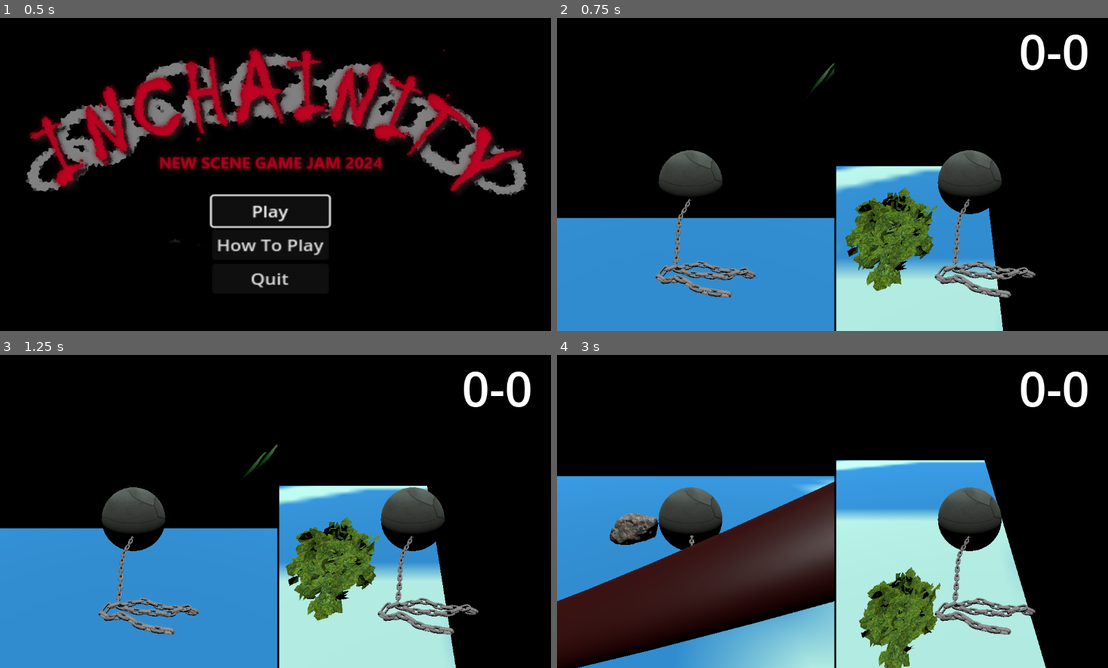
Above: before the commit, frames 1-4 (two rows, left to right).
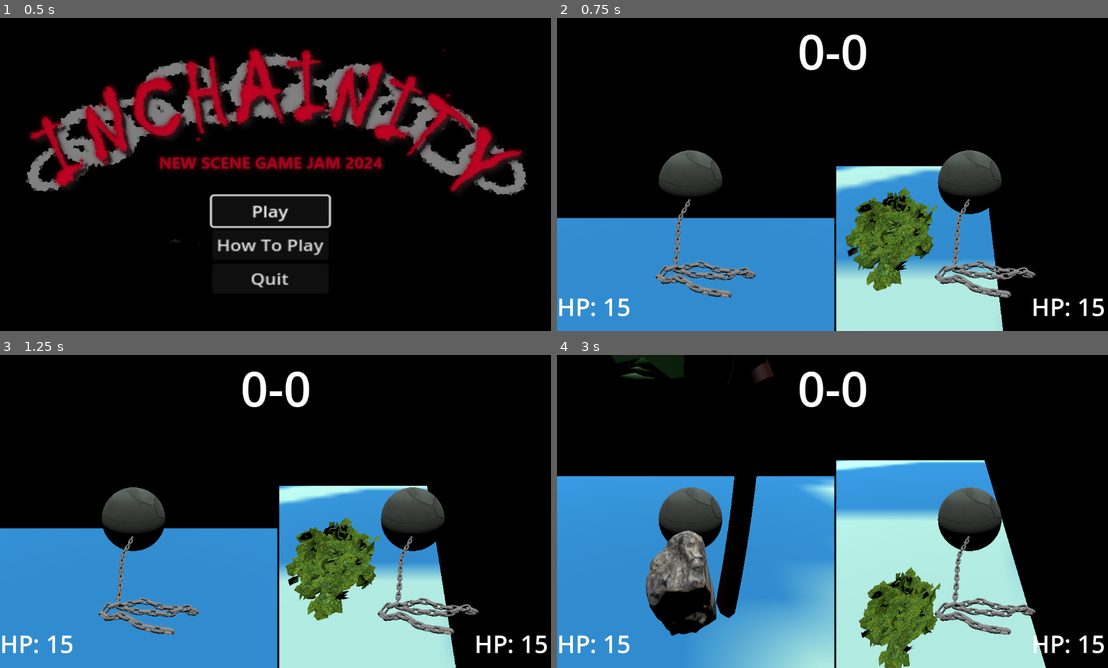
Above: after the commit, the same moments.

Repository: arry424/Chaunch
Game: Godot game, scene res://scenes/main_menu.tscn
The game is run twice, just before and just after one commit, with the same random seed, the same clock (stepped at 60 frames per second) and the same inputs. Sound files missing from this copy of the repository are replaced by a short silence.
Inputs:
- Up to frame 1 (0.5 s): no input
- Up to frame 2 (0.75 s): click "Play" at 0.5 s
- Up to frame 3 (1.25 s): no input
- Up to frame 4 (3 s): hold D (move_right) 1.28-2.03 s; tap E (pick_up) at 1.35, 2.3, 2.85 s; tap Space (jump) at 1.52, 2.27 s; tap R (throw) at 1.55, 2.1 s; hold S (move_back) 2.03-2.78 s; hold D (move_right) from 2.78 s (still down)

Frame 1 is identical in both runs. In frame 2, 1.8% of the frame differs, in the area x 0-100%, y 5-96%; in frame 3, 1.8%; in frame 4, 19%, in the area x 0-100%, y 0-100%.

Commit message:
fixed tree collision

Diff:
--- a/code/main.gd
+++ b/code/main.gd
@@ -11,6 +11,8 @@
 @onready var sound_timeout = $SoundTimeout
 @onready var viewport_1 = $GridContainer/SubViewportContainer/SubViewport
 @onready var viewport_2 = $GridContainer/SubViewportContainer2/SubViewport
+@onready var p1_hp = $Player1HP
+@onready var p2_hp = $Player2HP
 var player_1: CharacterBody3D
 var player_2: CharacterBody3D
 @onready var victoryMusic = $victory_music
@@ -61,6 +63,9 @@
 
 func _process(_delta):
 	score_label.text = str(Score.score_1) + "-" + str(Score.score_2)
+	p1_hp.text = "HP: " + str(player_1.hp)
+	p2_hp.text = "HP: " + str(player_2.hp)
+
 	if player_1.hp <= 0 or player_2.hp <= 0:
 		if sound_timeout.is_stopped():
 			sound_timeout.start()
--- a/code/player.gd
+++ b/code/player.gd
@@ -109,8 +109,8 @@
 		last_collided_object.reparent($MeshInstance3D)
 		last_collided_object.freeze = true
 		pick_up_se.play()
-		last_collided_object.position = Vector3(0, 0, -2)
-		last_collided_object.rotation = Vector3(0, 0, -90)
+		last_collided_object.position = Vector3(0, 0, -1.5)
+		last_collided_object.rotation = Vector3(0, 0, -140)
 		last_collided_object.set_collision_layer_value(7, false)
 		last_held_object = last_collided_object
 		canPickUp = false
@@ -127,8 +127,9 @@
 			multiplier = 3
 		elif last_held_object.type == "rock":
 			multiplier = 2
-		await get_tree().create_timer(BASE_WINDUP_TIME * multiplier + 0.025).timeout
+		await get_tree().create_timer(BASE_WINDUP_TIME * multiplier + 0.015).timeout
 
+		last_collided_object.position = Vector3(0, 0, -4)
 		last_held_object.reparent(get_node("/root/Main"))
 		last_held_object.freeze = false
 		last_held_object.get_child(0).set_collision_mask_value(1, true)
--- a/code/throwable.gd
+++ b/code/throwable.gd
@@ -20,7 +20,10 @@
 
 
 	#print("Hit")
-	body.hp -= mass
+	if body.hp > mass:
+		body.hp -= mass
+	else:
+		body.hp = 0
 	#print(body.hp)
 	hitbox.set_collision_mask_value(1, false)
 	#hitbox.set_collision_mask_value(2, false)
--- a/scenes/main.tscn
+++ b/scenes/main.tscn
@@ -24,7 +24,7 @@
 
 [node name="SubViewport" type="SubViewport" parent="GridContainer/SubViewportContainer"]
 handle_input_locally = false
-size = Vector2i(574, 648)
+size = Vector2i(2, 2)
 render_target_update_mode = 4
 
 [node name="SubViewportContainer2" type="SubViewportContainer" parent="GridContainer"]
@@ -35,7 +35,7 @@
 
 [node name="SubViewport" type="SubViewport" parent="GridContainer/SubViewportContainer2"]
 handle_input_locally = false
-size = Vector2i(574, 648)
+size = Vector2i(2, 2)
 render_target_update_mode = 4
 
 [node name="Ground" parent="." instance=ExtResource("1_68f4q")]
@@ -65,14 +65,39 @@
 
 [node name="ScoreLabel" type="RichTextLabel" parent="."]
 z_index = 1
-anchors_preset = 1
+anchors_preset = 5
+anchor_left = 0.5
+anchor_right = 0.5
+offset_left = -78.0
+offset_right = 196.0
+offset_bottom = 173.0
+grow_horizontal = 2
+theme_override_font_sizes/normal_font_size = 100
+
+[node name="Player1HP" type="RichTextLabel" parent="."]
+z_index = 1
+anchors_preset = 2
+anchor_top = 1.0
+anchor_bottom = 1.0
+offset_top = -85.0
+offset_right = 170.0
+grow_vertical = 0
+theme_override_font_sizes/normal_font_size = 50
+text = "HP: "
+
+[node name="Player2HP" type="RichTextLabel" parent="."]
+z_index = 1
+anchors_preset = 3
 anchor_left = 1.0
+anchor_top = 1.0
 anchor_right = 1.0
-offset_left = -196.0
-offset_right = 30.0
-offset_bottom = 113.0
+anchor_bottom = 1.0
+offset_left = -170.0
+offset_top = -85.0
 grow_horizontal = 0
-theme_override_font_sizes/normal_font_size = 100
+grow_vertical = 0
+theme_override_font_sizes/normal_font_size = 50
+text = "HP: "
 
 [node name="AudioStreamPlayer" type="AudioStreamPlayer" parent="."]
 stream = ExtResource("4_fdru6")
--- a/scenes/tree.tscn
+++ b/scenes/tree.tscn
@@ -1,20 +1,15 @@
-[gd_scene load_steps=7 format=3 uid="uid://bhon53ftcqmga"]
+[gd_scene load_steps=6 format=3 uid="uid://bhon53ftcqmga"]
 
 [ext_resource type="Script" path="res://code/throwable.gd" id="1_40rv1"]
 [ext_resource type="PackedScene" uid="uid://m6jnbwhlogkt" path="res://scenes/big_tree.tscn" id="2_5f6qt"]
 [ext_resource type="AudioStream" uid="uid://b32vlbkoel5yj" path="res://BigHit.wav" id="3_0pedd"]
 
-[sub_resource type="CylinderShape3D" id="CylinderShape3D_cia1h"]
-height = 6.89952
-radius = 0.471
+[sub_resource type="ConvexPolygonShape3D" id="ConvexPolygonShape3D_j2hvr"]
+points = PackedVector3Array(1.22209, 3.55486, 1.11094, 0.555469, -3.55486, -0.333159, 0.777778, 3.55486, -1.4444, -0.333159, -3.55486, 0.555469, -0.777778, 3.55486, 1.4444, -1.11094, 3.55486, -1.22209, -0.333159, -3.55486, -0.555469, 1.55556, 3.33216, -0.444314, 0.555469, -3.55486, 0.333159, 0.444314, 3.33216, 1.55556, -1.55556, 3.33216, 0.444314, -0.444314, 3.33216, -1.55556, -0.555469, -3.55486, -0.333159, 1.55556, 3.33216, 0.444314, -1.55556, 3.33216, -0.444314, 0.333159, -3.55486, -0.555469, 1.22209, 3.55486, -1.11094, 0.333159, -3.55486, 0.555469, -1.22209, 3.55486, 1.11094, -0.555469, -3.55486, 0.333159, -0.444314, 3.33216, 1.55556, 0.444314, 3.33216, -1.55556, -1.4444, 3.55486, -0.777778, 0.777778, 2.66545, 1.33325, 1.4444, 3.55486, -0.777778, -1.33325, 2.66545, 0.777778, 1.33325, 2.66545, 0.777778, -0.777778, 2.66545, -1.33325, -0.999783, 2.88815, 1.22209, -1.22209, 2.88815, -0.999783, 0.999783, 2.88815, -1.22209, 0.777778, 3.55486, 1.4444)
 
-[sub_resource type="CylinderShape3D" id="CylinderShape3D_whu40"]
-height = 4.82112
-radius = 0.25
-
-[sub_resource type="CylinderShape3D" id="CylinderShape3D_5wn6y"]
-height = 3.0
-radius = 0.25
+[sub_resource type="CylinderMesh" id="CylinderMesh_s7ct1"]
+top_radius = 1.5
+height = 7.0
 
 [node name="Tree" type="RigidBody3D"]
 collision_layer = 64
@@ -22,35 +17,29 @@
 mass = 10.0
 gravity_scale = 1.5
 script = ExtResource("1_40rv1")
+type = "tree"
 
 [node name="Hitbox" type="Area3D" parent="."]
-transform = Transform3D(1.32, 0, 0, 0, 1.32, 0, 0, 0, 1.32, 0, 2.11604, -0.367348)
 collision_layer = 64
 collision_mask = 0
 angular_damp_space_override = 1
 angular_damp = 59.0
 
 [node name="CollisionShape3D" type="CollisionShape3D" parent="Hitbox"]
-transform = Transform3D(1, 0, 0, 0, 1, 0, 0, 0, 1, -1.04662, -0.391387, 0.0132879)
-shape = SubResource("CylinderShape3D_cia1h")
-
-[node name="CollisionShape3D2" type="CollisionShape3D" parent="Hitbox"]
-transform = Transform3D(0.223485, 0.745338, -0.628112, -0.957868, 0.28721, -2.5909e-07, 0.1804, 0.601649, 0.778123, 0.815315, 0.782216, 1.57461)
-shape = SubResource("CylinderShape3D_whu40")
-
-[node name="CollisionShape3D3" type="CollisionShape3D" parent="Hitbox"]
-transform = Transform3D(0.803857, -0.42788, 0.413199, 0, 0.694658, 0.71934, -0.594823, -0.578246, 0.558406, -1.45014, 0.714702, -0.921236)
-shape = SubResource("CylinderShape3D_5wn6y")
+shape = SubResource("ConvexPolygonShape3D_j2hvr")
 
 [node name="TREE2 BIGGER ONE REAL" parent="." instance=ExtResource("2_5f6qt")]
-transform = Transform3D(47.8508, 2.18451, 14.3367, 18.8644, -5.54117, -36.366, -7.66441e-07, 74.1261, -3.14099, 0.476767, 2.48899, -0.367348)
+transform = Transform3D(47.8508, 2.18451, 14.3367, 18.8644, -5.54117, -36.366, -7.66441e-07, 74.1261, -3.14099, 1.50462, 1.91851, 0.107815)
 
 [node name="soundEffect" type="AudioStreamPlayer" parent="."]
 stream = ExtResource("3_0pedd")
 volume_db = 5.0
 
+[node name="MeshInstance3D" type="MeshInstance3D" parent="."]
+visible = false
+mesh = SubResource("CylinderMesh_s7ct1")
+
 [node name="CollisionShape3D" type="CollisionShape3D" parent="."]
-transform = Transform3D(1.32, 0, 0, 0, 1.32, 0, 0, 0, 1.32, -1.38153, 1.59941, -0.349808)
-shape = SubResource("CylinderShape3D_cia1h")
+shape = SubResource("ConvexPolygonShape3D_j2hvr")
 
 [connection signal="body_entered" from="Hitbox" to="." method="_on_hitbox_body_entered"]
